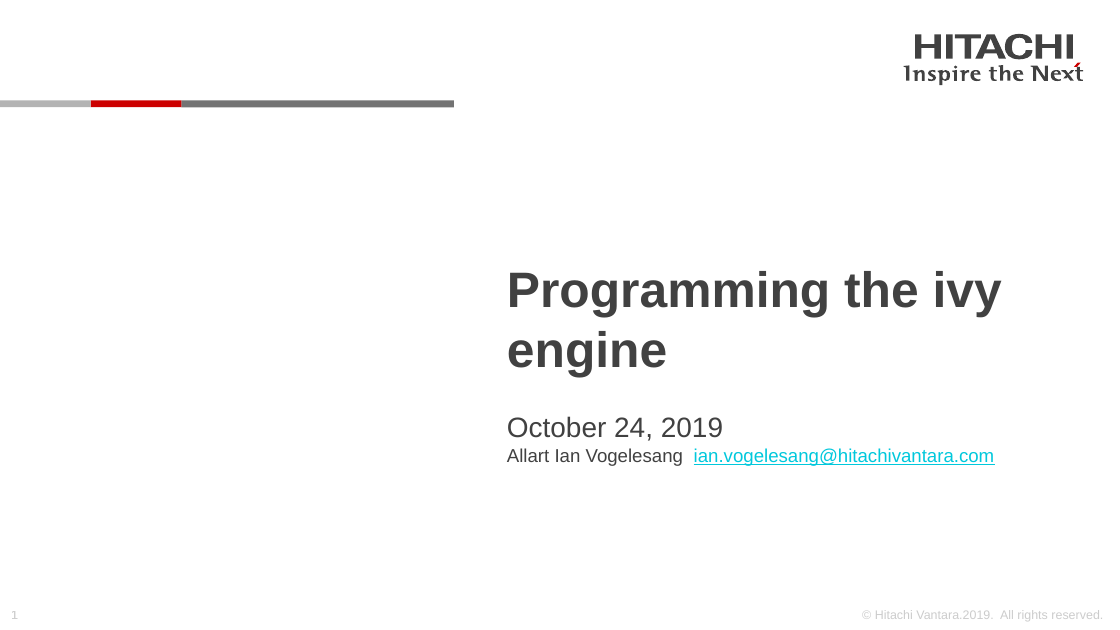
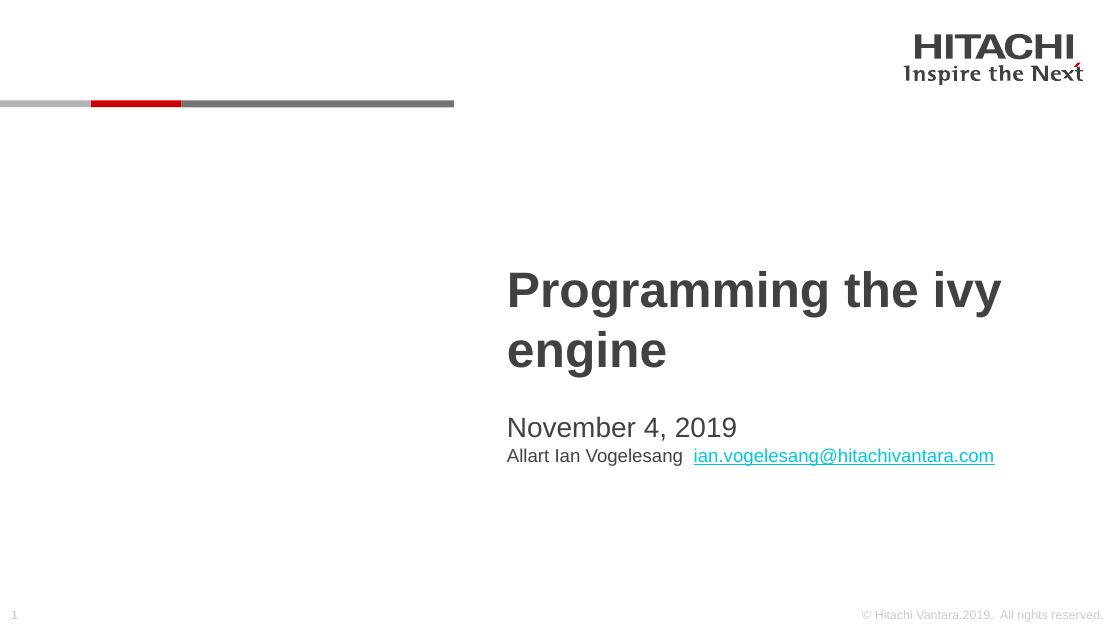
Before and after one commit to Hitachi-Data-Systems/ivy, a slide deck: slide 1 of doc/Programming the ivy engine.pptx. Drawn at 1120x630 pixels with LibreOffice and Linux fonts; fonts in the diff are those of the drawing; background and template pictures are left out. Boxes give left, top, right and bottom in pixels: in the first picture for what was removed or moved away, otherwise in the second. Text is boxed around its words. In the diff, an @@ line names an element or a change of style, - is before the commit and + after.

```diff
--- a/doc/Programming the ivy engine.pptx
+++ b/doc/Programming the ivy engine.pptx
@@ subtitle at (507, 416, 737, 441): text changed @@
-October 24, 2019
+November 4, 2019
```
Also in this commit, not shown: 1 slide added, 6 other files.
